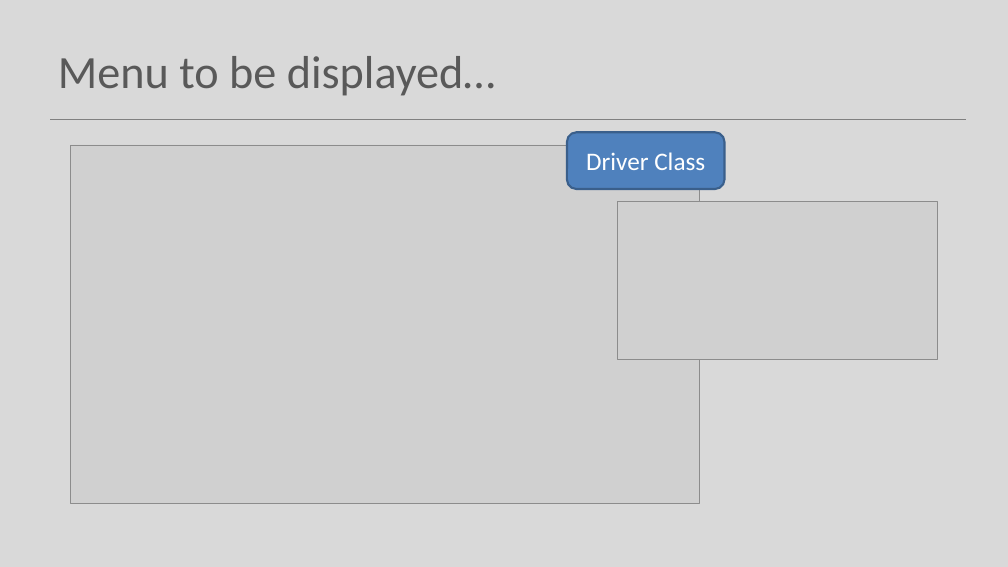
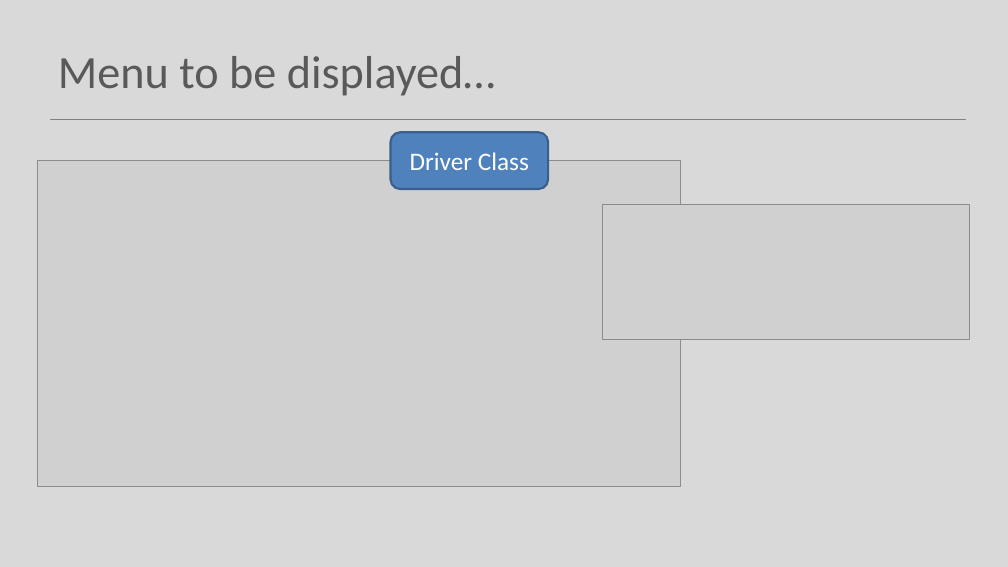
Before and after one commit to Programming-Fundamentals-SETU/prog-fund-1-sept-25, a slide deck: slide 11 of topic09-menus-and-persistence/unit-1/talk-3-menu/c-menu.pptx (slide 9 before the commit). Drawn at 1008x567 pixels with LibreOffice and Linux fonts; fonts in the diff are those of the drawing; grey boxes stand for pictures. Boxes give left, top, right and bottom in pixels: in the first picture for what was removed or moved away, otherwise in the second. Text is boxed around its words. In the diff, an @@ line names an element or a change of style, - is before the commit and + after.

```diff
--- a/topic09-menus-and-persistence/unit-1/talk-3-menu/c-menu.pptx
+++ b/topic09-menus-and-persistence/unit-1/talk-3-menu/c-menu.pptx
@@ rounded rectangle "Driver Class" moved from (x1=567, y1=132, x2=724, y2=189) to (x1=391, y1=132, x2=548, y2=189) @@
@@ picture resized from (x1=70, y1=145, x2=699, y2=504) to (x1=38, y1=160, x2=681, y2=486) @@
@@ picture resized from (x1=618, y1=202, x2=938, y2=360) to (x1=603, y1=204, x2=969, y2=340) @@
```
Also in this commit, not shown: 5 other slides changed, 1 slide added, 17 other files.
